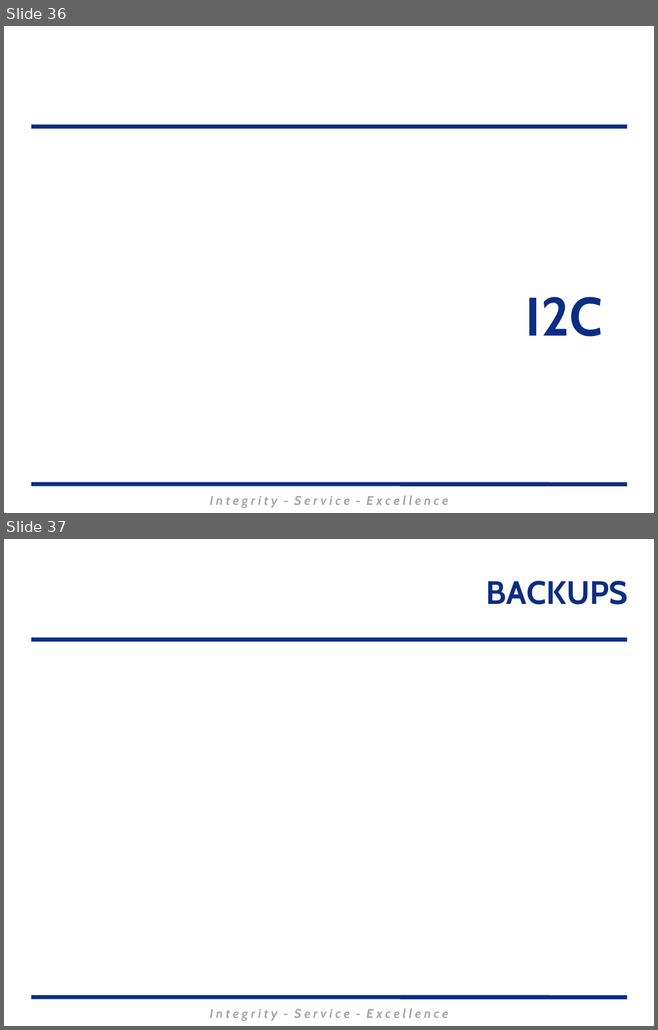
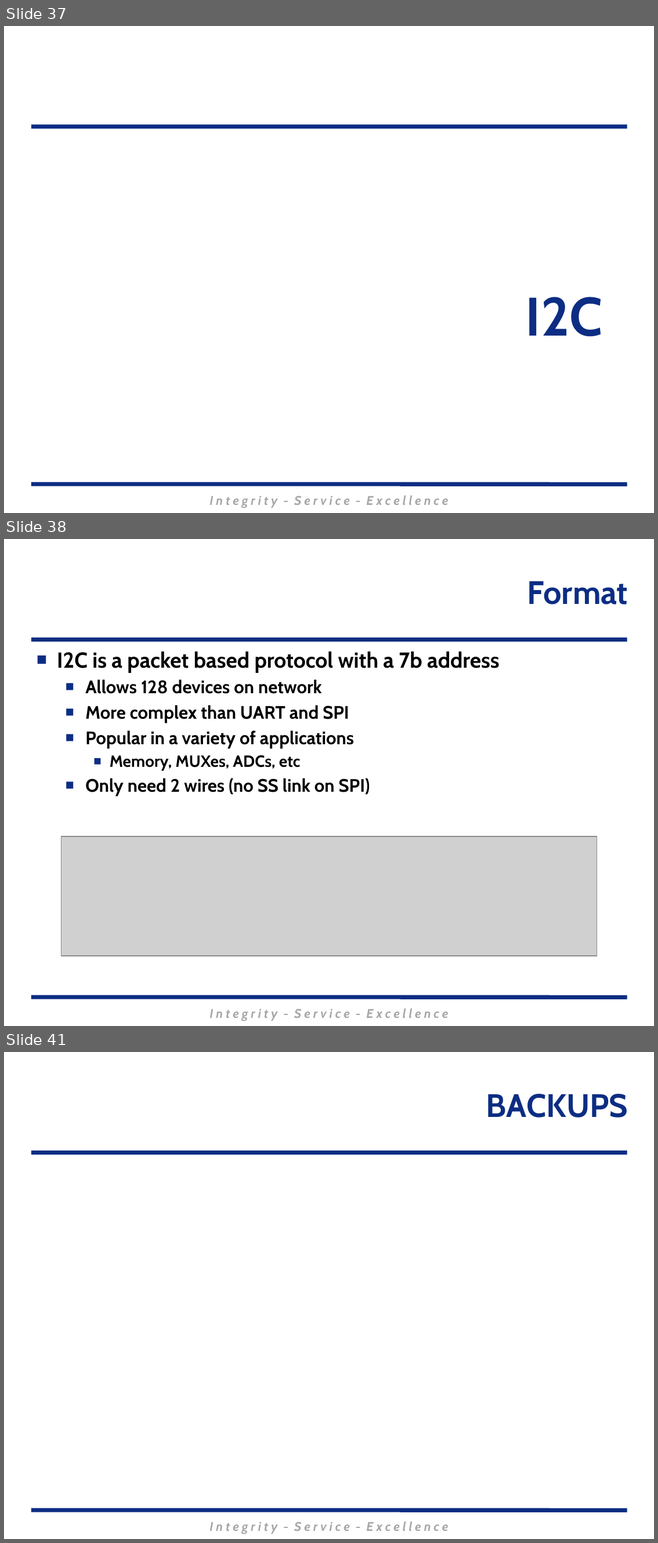
Before and after one commit to MarsUniversity/ECE382, a slide deck: source/lessons/lsn26-27-28/Lsn26-27-28.pptx. Shown one above the other, each under a label of ours: slides 36 and 37 before the commit, slides 37, 38 and 41 after it; the slides between them are not shown. The pictures are 658x1030 and 658x1543 pixels, drawn with LibreOffice and Linux fonts; fonts in the diff are those of the drawing; grey boxes stand for pictures; background and template pictures are left out. Boxes give left, top, right and bottom in pixels: in the first picture for what was removed or moved away, otherwise in the second. Text is boxed around its words. In the diff, an @@ line names an element or a change of style, - is before the commit and + after.

```diff
--- a/source/lessons/lsn26-27-28/Lsn26-27-28.pptx
+++ b/source/lessons/lsn26-27-28/Lsn26-27-28.pptx
@@ slide 38 added at (x1=4, y1=539, x2=654, y2=1026), background #FFFFFF; not listed: 3 template elements that a slide beside it also shows @@
@@ title added at (x1=527, y1=581, x2=628, y2=605), 36 pt, text #0C2D83, bold @@
+Format
@@ text added at (x1=57, y1=652, x2=499, y2=797), 20 pt, text #000000, bold @@
+■ I2C is a packet based protocol with a 7b address
+  ■ Allows 128 devices on network
+  ■ More complex than UART and SPI
+  ■ Popular in a variety of applications
+    ■ Memory, MUXes, ADCs, etc
+  ■ Only need 2 wires (no SS link on SPI)
@@ picture added at (x1=61, y1=837, x2=596, y2=956) @@
@@ what was slide 36 is now slide 37 @@
@@ what was slide 37 is now slide 41 @@
```
Also in this commit, not shown: 5 slides changed, 4 other slides added, 1 slide removed, 3 other files.
